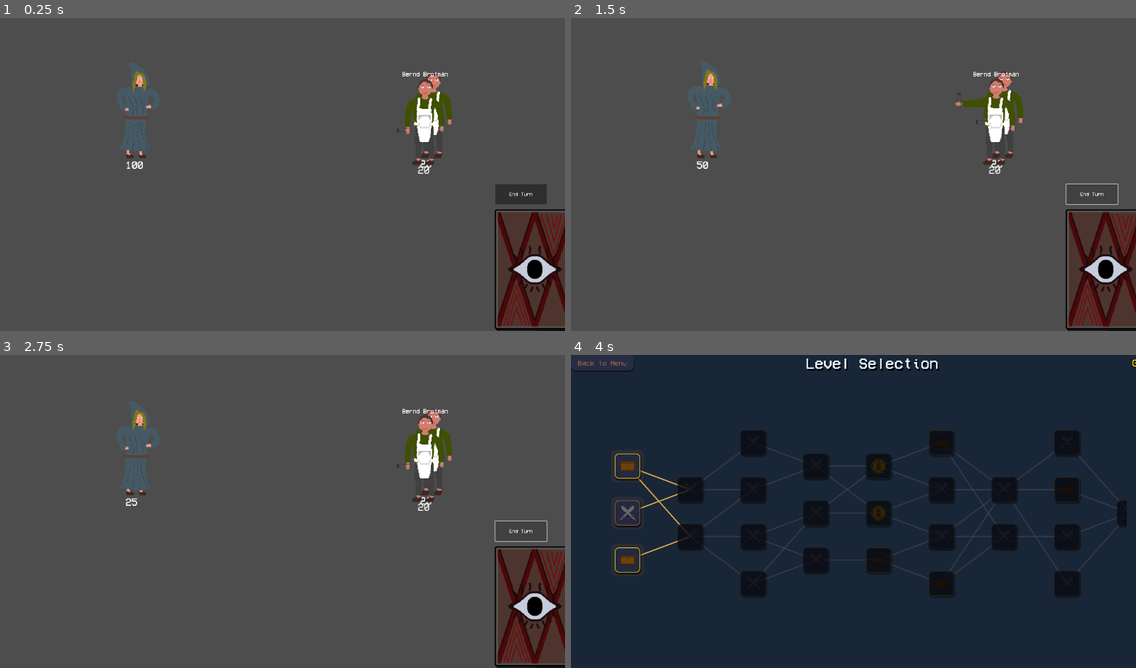
Above: before the commit, frames 1-4 (two rows, left to right).
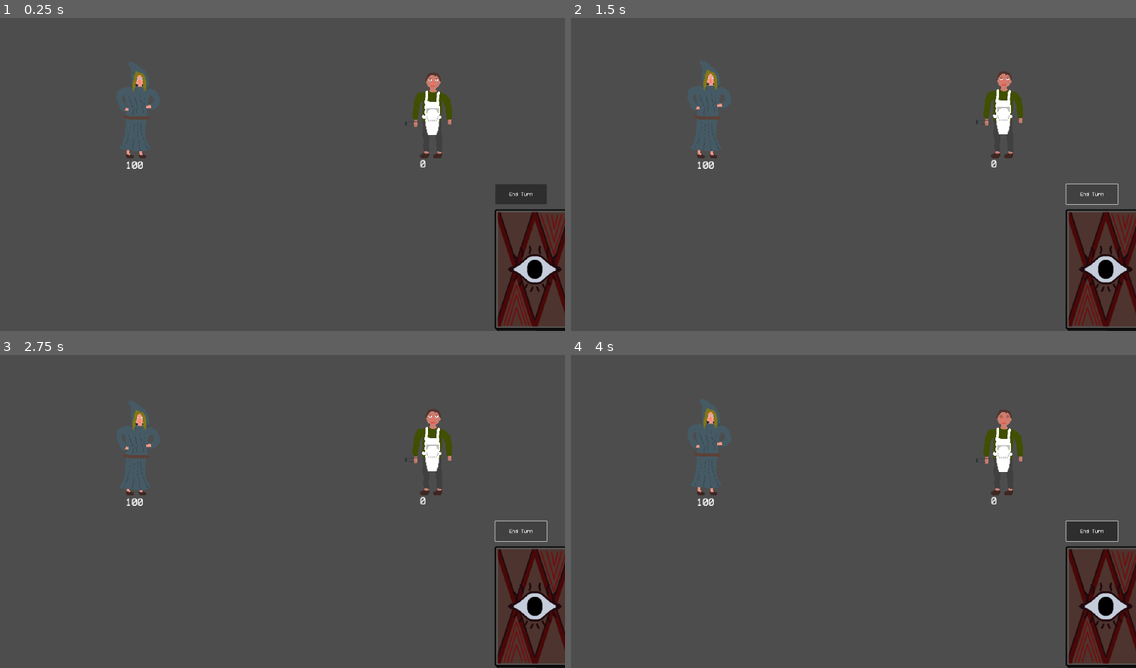
Above: after the commit, the same moments.

Repository: arch-jpg/eidsWi25
Game: Godot game, scene res://scenes/fightscene/combat_scene.sync-conflict-20251217-214902-QMK3VJB.tscn
Same seed, same stepped clock (60 frames per second), same inputs: the game is played once before the commit and once after it. This scene is started directly instead of the project's main scene.
Inputs (mouse positions are in pixels of both pictures, inside the frame that each line leads up to):
- Up to frame 1 (0.25 s): no input
- Up to frame 2 (1.5 s): click "End Turn" at 0.5 s; click "End Turn" at 1.25 s
- Up to frame 3 (2.75 s): click "End Turn" at 2 s
- Up to frame 4 (4 s): tap Enter at 2.75 s; move the mouse to (977, 495) at 2.77 s; tap T at 2.85 s; click (977, 495) at 2.92 s; click (949, 545) at 3.5 s, where only the run before the commit has a clickable "Play"

The runs differ from the first frame. In frame 1, 0.8% of the frame differs, in the area x 70-80%, y 17-50%; in frame 2, 0.8%; in frame 3, 0.8%; in frame 4, 99%, in the area x 0-100%, y 0-100%.
Error before the commit: Attempt to call function 'draw_cards' in base 'null instance' on a null instance. (res://scenes/fightscene/combat_scene.gd:89)
Error after the commit: Invalid assignment of property or key 'text' with value of type 'String' on a base object of type 'null instance'. (res://scenes/fightscene/combat_scene.gd:21)

Commit message:
added bernd brotmann and working energy system (#13)(#31)

Diff:
--- /dev/null
+++ b/scenes/character/Bernd_Brotmann.tscn
@@ -0,0 +1,236 @@
+[gd_scene load_steps=35 format=3 uid="uid://l7ay7n3yeulr"]
+
+[ext_resource type="Texture2D" uid="uid://uykklwe4ob00" path="res://data/assets/milk_boy/milk_boy_v2/milk_boy_v2_attack.png" id="1_h4noq"]
+[ext_resource type="Texture2D" uid="uid://bh5eigo20tjox" path="res://data/assets/milk_boy/milk_boy_v2/milk_boy_v2_damage.png" id="2_ronel"]
+[ext_resource type="Texture2D" uid="uid://x7k6ypdfwrv0" path="res://data/assets/milk_boy/milk_boy_v2/milk_boy_v2_death.png" id="2_wfn31"]
+[ext_resource type="Texture2D" uid="uid://deeg2huaxvrh4" path="res://data/assets/milk_boy/milk_boy_v2/milk_boy_v2_idle.png" id="3_ronel"]
+[ext_resource type="Script" uid="uid://cqv7hkossadd4" path="res://scenes/character/v2enemyAnim.gd" id="4_wfn31"]
+
+[sub_resource type="AtlasTexture" id="AtlasTexture_kgt17"]
+atlas = ExtResource("1_h4noq")
+region = Rect2(0, 0, 160, 176)
+
+[sub_resource type="AtlasTexture" id="AtlasTexture_fqjui"]
+atlas = ExtResource("1_h4noq")
+region = Rect2(160, 0, 160, 176)
+
+[sub_resource type="AtlasTexture" id="AtlasTexture_1mhqg"]
+atlas = ExtResource("1_h4noq")
+region = Rect2(320, 0, 160, 176)
+
+[sub_resource type="AtlasTexture" id="AtlasTexture_ie1br"]
+atlas = ExtResource("1_h4noq")
+region = Rect2(480, 0, 160, 176)
+
+[sub_resource type="AtlasTexture" id="AtlasTexture_opxkf"]
+atlas = ExtResource("1_h4noq")
+region = Rect2(640, 0, 160, 176)
+
+[sub_resource type="AtlasTexture" id="AtlasTexture_oyjcu"]
+atlas = ExtResource("1_h4noq")
+region = Rect2(800, 0, 160, 176)
+
+[sub_resource type="AtlasTexture" id="AtlasTexture_l2ru8"]
+atlas = ExtResource("1_h4noq")
+region = Rect2(960, 0, 160, 176)
+
+[sub_resource type="AtlasTexture" id="AtlasTexture_6xagd"]
+atlas = ExtResource("1_h4noq")
+region = Rect2(1120, 0, 160, 176)
+
+[sub_resource type="AtlasTexture" id="AtlasTexture_y23jm"]
+atlas = ExtResource("1_h4noq")
+region = Rect2(1280, 0, 160, 176)
+
+[sub_resource type="AtlasTexture" id="AtlasTexture_enuva"]
+atlas = ExtResource("2_ronel")
+region = Rect2(0, 0, 96, 176)
+
+[sub_resource type="AtlasTexture" id="AtlasTexture_awofn"]
+atlas = ExtResource("2_ronel")
+region = Rect2(96, 0, 96, 176)
+
+[sub_resource type="AtlasTexture" id="AtlasTexture_yladh"]
+atlas = ExtResource("2_ronel")
+region = Rect2(192, 0, 96, 176)
+
+[sub_resource type="AtlasTexture" id="AtlasTexture_ls6s2"]
+atlas = ExtResource("2_ronel")
+region = Rect2(288, 0, 96, 176)
+
+[sub_resource type="AtlasTexture" id="AtlasTexture_dra1l"]
+atlas = ExtResource("2_wfn31")
+region = Rect2(0, 0, 224, 176)
+
+[sub_resource type="AtlasTexture" id="AtlasTexture_or2c7"]
+atlas = ExtResource("2_wfn31")
+region = Rect2(224, 0, 224, 176)
+
+[sub_resource type="AtlasTexture" id="AtlasTexture_ywasw"]
+atlas = ExtResource("2_wfn31")
+region = Rect2(448, 0, 224, 176)
+
+[sub_resource type="AtlasTexture" id="AtlasTexture_hexdp"]
+atlas = ExtResource("2_wfn31")
+region = Rect2(672, 0, 224, 176)
+
+[sub_resource type="AtlasTexture" id="AtlasTexture_elgxr"]
+atlas = ExtResource("2_wfn31")
+region = Rect2(896, 0, 224, 176)
+
+[sub_resource type="AtlasTexture" id="AtlasTexture_0662j"]
+atlas = ExtResource("2_wfn31")
+region = Rect2(1120, 0, 224, 176)
+
+[sub_resource type="AtlasTexture" id="AtlasTexture_3lbbs"]
+atlas = ExtResource("3_ronel")
+region = Rect2(0, 0, 96, 176)
+
+[sub_resource type="AtlasTexture" id="AtlasTexture_2ej0j"]
+atlas = ExtResource("3_ronel")
+region = Rect2(96, 0, 96, 176)
+
+[sub_resource type="AtlasTexture" id="AtlasTexture_dt7pf"]
+atlas = ExtResource("3_ronel")
+region = Rect2(192, 0, 96, 176)
+
+[sub_resource type="AtlasTexture" id="AtlasTexture_bljnh"]
+atlas = ExtResource("3_ronel")
+region = Rect2(288, 0, 96, 176)
+
+[sub_resource type="AtlasTexture" id="AtlasTexture_di8ss"]
+atlas = ExtResource("3_ronel")
+region = Rect2(384, 0, 96, 176)
+
+[sub_resource type="AtlasTexture" id="AtlasTexture_mxlg2"]
+atlas = ExtResource("3_ronel")
+region = Rect2(480, 0, 96, 176)
+
+[sub_resource type="AtlasTexture" id="AtlasTexture_vsnga"]
+atlas = ExtResource("3_ronel")
+region = Rect2(576, 0, 96, 176)
+
+[sub_resource type="AtlasTexture" id="AtlasTexture_wkfjy"]
+atlas = ExtResource("3_ronel")
+region = Rect2(672, 0, 96, 176)
+
+[sub_resource type="AtlasTexture" id="AtlasTexture_wqngv"]
+atlas = ExtResource("3_ronel")
+region = Rect2(768, 0, 96, 176)
+
+[sub_resource type="SpriteFrames" id="SpriteFrames_enuva"]
+animations = [{
+"frames": [{
+"duration": 1.0,
+"texture": SubResource("AtlasTexture_kgt17")
+}, {
+"duration": 1.0,
+"texture": SubResource("AtlasTexture_fqjui")
+}, {
+"duration": 1.0,
+"texture": SubResource("AtlasTexture_1mhqg")
+}, {
+"duration": 1.0,
+"texture": SubResource("AtlasTexture_ie1br")
+}, {
+"duration": 1.0,
+"texture": SubResource("AtlasTexture_opxkf")
+}, {
+"duration": 1.0,
+"texture": SubResource("AtlasTexture_oyjcu")
+}, {
+"duration": 1.0,
+"texture": SubResource("AtlasTexture_l2ru8")
+}, {
+"duration": 1.0,
+"texture": SubResource("AtlasTexture_6xagd")
+}, {
+"duration": 1.0,
+"texture": SubResource("AtlasTexture_y23jm")
+}],
+"loop": false,
+"name": &"attack",
+"speed": 5.0
+}, {
+"frames": [{
+"duration": 1.0,
+"texture": SubResource("AtlasTexture_enuva")
+}, {
+"duration": 1.0,
+"texture": SubResource("AtlasTexture_awofn")
+}, {
+"duration": 1.0,
+"texture": SubResource("AtlasTexture_yladh")
+}, {
+"duration": 1.0,
+"texture": SubResource("AtlasTexture_ls6s2")
+}],
+"loop": false,
+"name": &"damage",
+"speed": 5.0
+}, {
+"frames": [{
+"duration": 1.0,
+"texture": SubResource("AtlasTexture_dra1l")
+}, {
+"duration": 1.0,
+"texture": SubResource("AtlasTexture_or2c7")
+}, {
+"duration": 1.0,
+"texture": SubResource("AtlasTexture_ywasw")
+}, {
+"duration": 1.0,
+"texture": SubResource("AtlasTexture_hexdp")
+}, {
+"duration": 1.0,
+"texture": SubResource("AtlasTexture_elgxr")
+}, {
+"duration": 1.0,
+"texture": SubResource("AtlasTexture_0662j")
+}],
+"loop": false,
+"name": &"death",
+"speed": 5.0
+}, {
+"frames": [{
+"duration": 1.0,
+"texture": SubResource("AtlasTexture_3lbbs")
+}, {
+"duration": 1.0,
+"texture": SubResource("AtlasTexture_2ej0j")
+}, {
+"duration": 1.0,
+"texture": SubResource("AtlasTexture_dt7pf")
+}, {
+"duration": 1.0,
+"texture": SubResource("AtlasTexture_bljnh")
+}, {
+"duration": 1.0,
+"texture": SubResource("AtlasTexture_di8ss")
+}, {
+"duration": 1.0,
+"texture": SubResource("AtlasTexture_mxlg2")
+}, {
+"duration": 1.0,
+"texture": SubResource("AtlasTexture_vsnga")
+}, {
+"duration": 1.0,
+"texture": SubResource("AtlasTexture_wkfjy")
+}, {
+"duration": 1.0,
+"texture": SubResource("AtlasTexture_wqngv")
+}],
+"loop": true,
+"name": &"idle",
+"speed": 5.0
+}]
+
+[node name="BerndBrotmann" type="Sprite2D"]
+position = Vector2(0, -1)
+
+[node name="AnimatedSprite2D" type="AnimatedSprite2D" parent="."]
+position = Vector2(1, -72)
+sprite_frames = SubResource("SpriteFrames_enuva")
+animation = &"damage"
+autoplay = "idle"
+script = ExtResource("4_wfn31")
--- a/scenes/character/milk_boy.tscn
+++ b/scenes/character/milk_boy.tscn
@@ -8,7 +8,6 @@
 
 [sub_resource type="GDScript" id="GDScript_a6vxr"]
 script/source = "extends Sprite2D
-
 "
 
 [sub_resource type="AtlasTexture" id="AtlasTexture_a6vxr"]
@@ -236,7 +235,7 @@
 [node name="AnimatedSprite2D" type="AnimatedSprite2D" parent="."]
 position = Vector2(0, -72)
 sprite_frames = SubResource("SpriteFrames_yis3l")
-animation = &"attack"
+animation = &"idle"
 autoplay = "idle"
 script = ExtResource("1_bt15b")
 
--- /dev/null
+++ b/scenes/character/v2enemyAnim.gd
@@ -0,0 +1,8 @@
+extends AnimatedSprite2D
+
+
+func _on_animation_finished() -> void:
+	if self.animation == "death":
+		return
+	else:
+		play("idle")
--- a/scenes/fightscene/combat_scene.gd
+++ b/scenes/fightscene/combat_scene.gd
@@ -4,44 +4,57 @@
 var discard_pile: Array = []
 const HAND_SIZE := 5
 var frontpointer = 0
-
-var enemies: Array = []
+@export var energy_count: int = 4
+
+var allEnemies: Array = []
 var double_combat: bool=false
 var enemy
+var fightEnemies: Array =[]
 
 const CARD_UI_SCENE := preload("res://scenes/cards/card_ui.tscn")
 const drag_script = preload("res://scenes/fightscene/draggablearea2d.gd")
 var enemyHitbox = preload("res://scenes/fightscene/enemyHitbox.gd")
 const enemyscene = preload("res://scenes/character/milk_boy.tscn")
+const enemyv2scene = preload("res://scenes/character/Bernd_Brotmann.tscn")
 
 func _ready() -> void:
+	$Label.text=str(energy_count)
 	build_deck()
 	draw_hand(frontpointer)
 	get_enemies()
 	draw_enemies(enemy)
 	pass
+
 func get_enemies():
-	enemies=EnemiesDatabase.get_all_enemies()
+	allEnemies=EnemiesDatabase.get_all_enemies()
 	var randfenemies = randf()
 	if randfenemies<=0.4:
-		enemy=enemies[0]
+		enemy=allEnemies[0]
+		fightEnemies.append(enemy)
 		return
 	elif randfenemies <=0.9:
-		enemy=enemies[1]
+		enemy=allEnemies[1]
+		fightEnemies.append(enemy)
 		return
 	else:
 		double_combat=true
-		enemy=enemies[1]
+		enemy=allEnemies[0]
+		fightEnemies.append(enemy)
 		print("double combat")
+
 
 func draw_enemies(id: String):
 	#enemyscene
-	enemy= enemyscene.instantiate()
+	if id=="Bernd_Brotmann":
+		enemy= enemyv2scene.instantiate()
+	else:
+		enemy= enemyscene.instantiate()
 	add_child(enemy)
 	enemy.apply_scale(Vector2(2,2))
 
 	#hitbox
 	var enemyhitbox = Area2D.new()
+
 	enemy.add_child(enemyhitbox)
 	var shapebox = CollisionShape2D.new()
 	shapebox.shape = RectangleShape2D.new()
@@ -49,11 +62,12 @@
 	enemyhitbox.global_position+=Vector2(0,-140)
 	enemyhitbox.add_child(shapebox)
 	enemyhitbox.set_script(enemyHitbox)
-
-	#hpbar
+	enemyhitbox.enemyid=id
+	enemyhitbox.hp = EnemiesDatabase.get_enemy_health(id)
+	print(enemyhitbox.hp)
 	var enemyhp = Label.new()
 	enemy.add_child(enemyhp)
-	enemyhp.text="20"
+	enemyhp.text=str(int(EnemiesDatabase.get_enemy_by_id(id)["health"]))
 	enemyhp.global_position+=Vector2(-20,0)
 
 	#enemyname (for test reasons)
@@ -173,14 +187,14 @@
 	else:
 		$main_char/AnimatedSprite2D.play("idle")
 
-func _take_enemy_turn():
-	var enemy = EnemiesDatabase.get_enemy_by_id("Mc_Milky_Man")
-	var attacks = EnemiesDatabase.get_enemy_attacks("Mc_Milky_Man")
+func _take_enemy_turn(id: String):
+	var currenemy = EnemiesDatabase.get_enemy_by_id(id)
+	var attacks = EnemiesDatabase.get_enemy_attacks(id)
 	var randf = randf()
-	if enemy["aggro"] >= 0.1:
+	if currenemy["aggro"] >= randf:
 		var attackrandf = randf()
 		var cumulative = 0
-		for i in enemy["attacks"]:
+		for i in currenemy["attacks"]:
 			cumulative += i["probability"]
 			if attackrandf <= cumulative:
 				animate_enemy_attack()
@@ -190,7 +204,7 @@
 	else:
 		var defenserandf = randf()
 		var cumulative = 0
-		for i in enemy["defenses"]:
+		for i in currenemy["defenses"]:
 			cumulative += i["probability"]
 			if defenserandf <= cumulative:
 				print(i)
@@ -199,9 +213,13 @@
 	pass
 
 func _on_end_turn_btn_pressed() -> void:
+	energy_count=4
+	$Label.text=str(energy_count)
 	$handcontainer.end_turn()
 	draw_hand(frontpointer)
-	_take_enemy_turn()
+	for i in fightEnemies:
+		print(i)
+		_take_enemy_turn(i)
 
 	pass # Replace with function body.
 
--- a/scenes/fightscene/combat_scene.tscn
+++ b/scenes/fightscene/combat_scene.tscn
@@ -1,9 +1,10 @@
-[gd_scene load_steps=8 format=3 uid="uid://pwo5v4x2c6tc"]
+[gd_scene load_steps=9 format=3 uid="uid://pwo5v4x2c6tc"]
 
 [ext_resource type="Script" uid="uid://iv756j53l0no" path="res://scenes/fightscene/combat_scene.gd" id="1_3a06o"]
 [ext_resource type="Texture2D" uid="uid://cknrqgpkm3v2v" path="res://data/assets/locations/marketplace.png" id="2_3a06o"]
 [ext_resource type="PackedScene" uid="uid://ba0881agk0fr5" path="res://scenes/character/main_char.tscn" id="2_nngcu"]
 [ext_resource type="Script" uid="uid://dopolwqy74i8i" path="res://scenes/fightscene/playerHitbox.gd" id="5_merom"]
+[ext_resource type="Texture2D" uid="uid://d3t8cvk36l14s" path="res://data/assets/icon/energy_icon.png" id="7_merom"]
 [ext_resource type="Script" uid="uid://d0b1dn1w4vm2n" path="res://scenes/fightscene/handcontainer.gd" id="7_ul0wa"]
 [ext_resource type="PackedScene" uid="uid://b88n4s5yw0eow" path="res://scenes/cards/deck_animations.tscn" id="8_3a06o"]
 
@@ -17,6 +18,19 @@
 offset_right = 1922.0
 offset_bottom = 1080.0
 texture = ExtResource("2_3a06o")
+
+[node name="Sprite2D" type="Sprite2D" parent="."]
+position = Vector2(140, 439)
+texture = ExtResource("7_merom")
+
+[node name="Label" type="Label" parent="."]
+offset_left = 113.0
+offset_top = 445.0
+offset_right = 160.0
+offset_bottom = 516.0
+theme_override_colors/font_color = Color(0, 0, 0, 1)
+theme_override_font_sizes/font_size = 80
+text = "4"
 
 [node name="main_char" parent="." instance=ExtResource("2_nngcu")]
 position = Vector2(630, 470)
--- a/scenes/fightscene/draggablearea2d.gd
+++ b/scenes/fightscene/draggablearea2d.gd
@@ -2,12 +2,15 @@
 
 @export var draggable := true
 @onready var card_data
-
+var root
 var dragging := false
 var drag_offset := Vector2.ZERO
 var orig_pos = Vector2.ZERO
 signal card_used(Area2D)
 signal is_dragging(bool)
+
+func _ready() -> void:
+	root = get_parent().get_parent()
 
 func _input_event(viewport, event, shape_idx):
 	if not draggable:
@@ -30,15 +33,20 @@
 
 func try_drop():
 	for target in get_overlapping_areas():
-		if target.is_in_group("enemies"):
+		if target.is_in_group("enemies") and root.energy_count>=card_data["energy_cost"]:
 			if target.dropped_on(card_data):
+				root.energy_count-=card_data["energy_cost"]
+				root.get_child(2).text=str(root.energy_count)
+				get_parent
 				card_used.emit(self)
 				hide()
 				global_position= Vector2(0,0)
 				return
 
-		if target.is_in_group("player"):
+		if target.is_in_group("player") and root.energy_count>=card_data["energy_cost"]:
 			if target.dropped_on(card_data):
+				root.energy_count-=card_data["energy_cost"]
+				root.get_child(2).text=str(root.energy_count)
 				card_used.emit(self)
 				hide()
 				global_position = Vector2(0,0)
--- a/scenes/fightscene/enemyHitbox.gd
+++ b/scenes/fightscene/enemyHitbox.gd
@@ -1,11 +1,13 @@
 extends Area2D
 
-
-@export var hp = 20
+@export var enemyid: String
+var hp = EnemiesDatabase.get_enemy_health(enemyid)
 signal sg_dropped_attack(bool)
 
 func _ready() -> void:
 	get_parent().get_child(2).text = str(hp)
+	hp=EnemiesDatabase.get_enemy_health(enemyid)
+	print(hp)
 
 func _apply_damage(effect):
 	var damage = effect.value
--- a/scenes/fightscene/playerHitbox.gd
+++ b/scenes/fightscene/playerHitbox.gd
@@ -39,6 +39,7 @@
 		hpbar.text = str(hp)
 	if hp <= 0:
 		# Player died - clear map and reset game
+		get_parent().get_child(0).play("death")
 		GameState.clear_map_state()
 		print("Player died - map cleared")
 		# TODO: Show game over screen
Binary file added: data/assets/icon/energy_icon.png
Not shown, added: data/assets/icon/energy_icon.png.import
Binary file added: data/assets/milk_boy/milk_boy_v2/milk_boy_v2_attack.png
Not shown, added: data/assets/milk_boy/milk_boy_v2/milk_boy_v2_attack.png.import
Binary file added: data/assets/milk_boy/milk_boy_v2/milk_boy_v2_damage.png
Not shown, added: data/assets/milk_boy/milk_boy_v2/milk_boy_v2_damage.png.import
Binary file added: data/assets/milk_boy/milk_boy_v2/milk_boy_v2_death.png
Not shown, added: data/assets/milk_boy/milk_boy_v2/milk_boy_v2_death.png.import
Binary file added: data/assets/milk_boy/milk_boy_v2/milk_boy_v2_idle.png
Not shown, added: data/assets/milk_boy/milk_boy_v2/milk_boy_v2_idle.png.import
Not shown, added: scenes/character/v2enemyAnim.gd.uid
